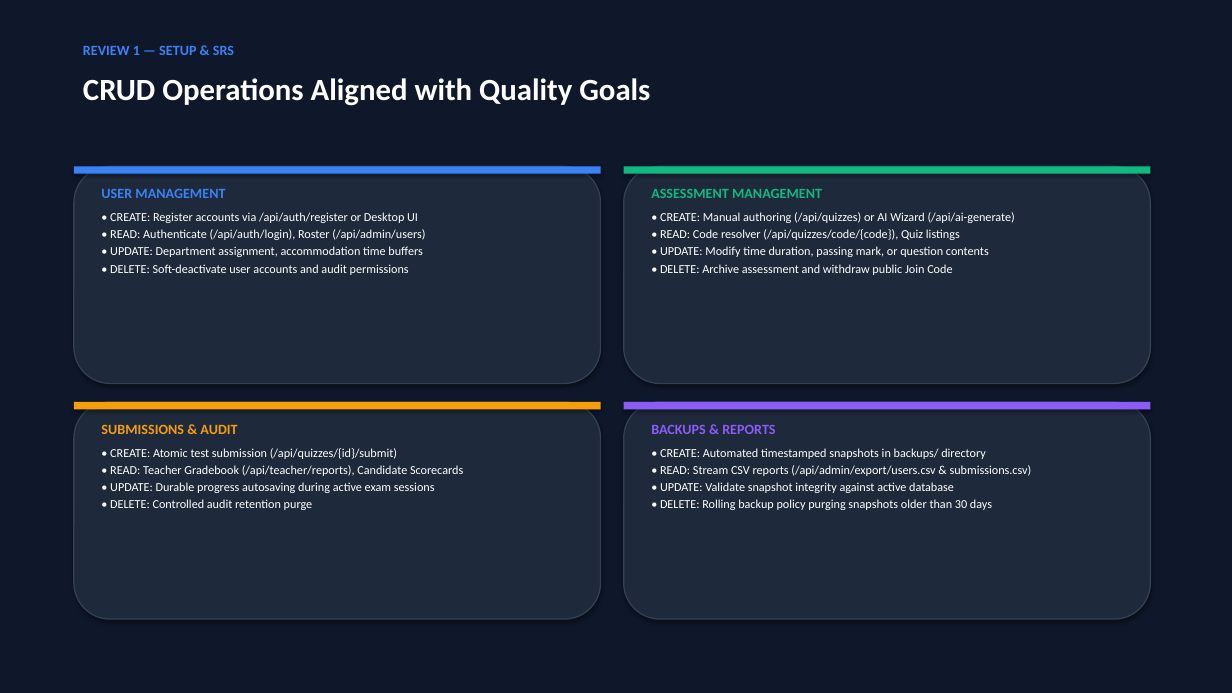
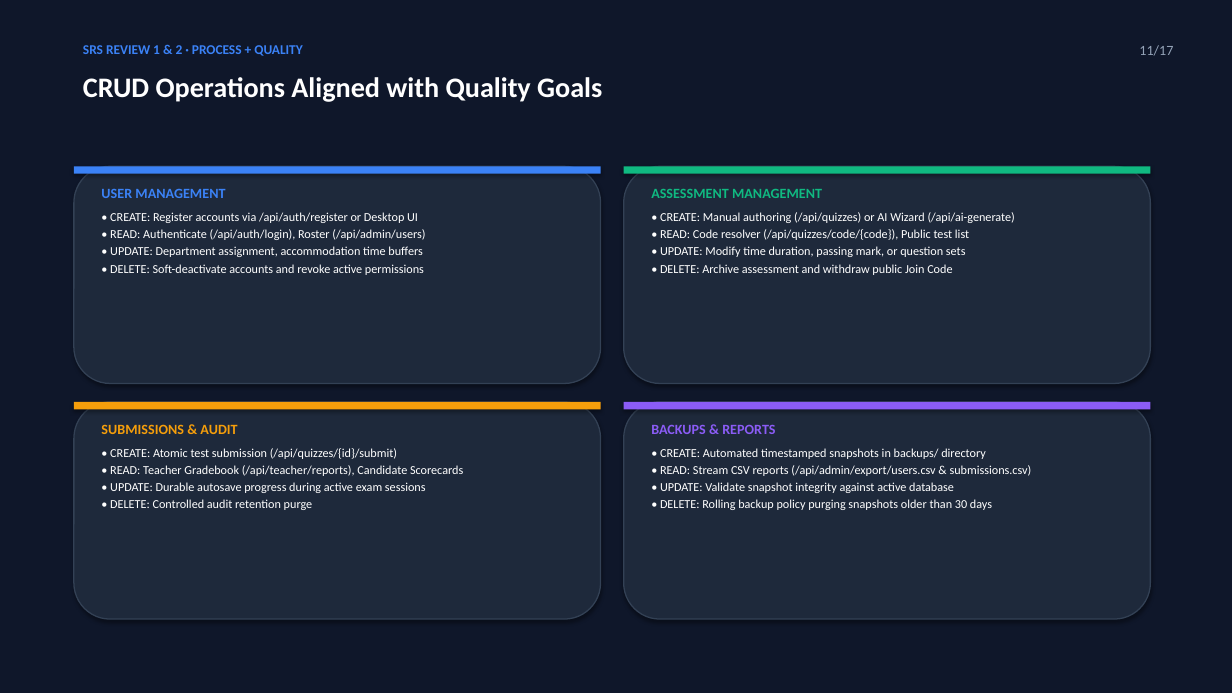
Before and after one commit to Vanshika071417/Online_Quiz_System, a slide deck: slide 11 of QuizSphere_Review_1_Presentation.pptx. Drawn at 1232x693 pixels with LibreOffice and Linux fonts; fonts in the diff are those of the drawing. Boxes give left, top, right and bottom in pixels: in the first picture for what was removed or moved away, otherwise in the second. Text is boxed around its words. In the diff, an @@ line names an element or a change of style, - is before the commit and + after.

Commit message:
docs: streamline presentation to compact 17 slides covering all Review 1 and 2 topics

```diff
--- a/QuizSphere_Review_1_Presentation.pptx
+++ b/QuizSphere_Review_1_Presentation.pptx
@@ text at [83,45,302,56]: text changed; size 11 to 10.5 pt @@
-REVIEW 1 — SETUP & SRS
+SRS REVIEW 1 & 2 · PROCESS + QUALITY
@@ text added at [1139,45,1173,55], 11 pt, text #94A3B8 @@
+11/17
@@ text "CRUD Operations Aligned with Quality ..." at [83,77,602,102]: size 24 to 22 pt @@
@@ text at [660,229,969,257]: text changed @@
-• READ: Code resolver (/api/quizzes/code/{code}), Quiz listings
-• UPDATE: Modify time duration, passing mark, or question contents
+• READ: Code resolver (/api/quizzes/code/{code}), Public test list
+• UPDATE: Modify time duration, passing mark, or question sets
@@ text at [110,264,424,275]: text changed @@
-• DELETE: Soft-deactivate user accounts and audit permissions
+• DELETE: Soft-deactivate accounts and revoke active permissions
@@ text at [110,482,426,493]: text changed @@
-• UPDATE: Durable progress autosaving during active exam sessions
+• UPDATE: Durable autosave progress during active exam sessions
```
Also in this commit, not shown: 7 other slides changed, 9 slides added, 6 slides removed, 4 other files.
